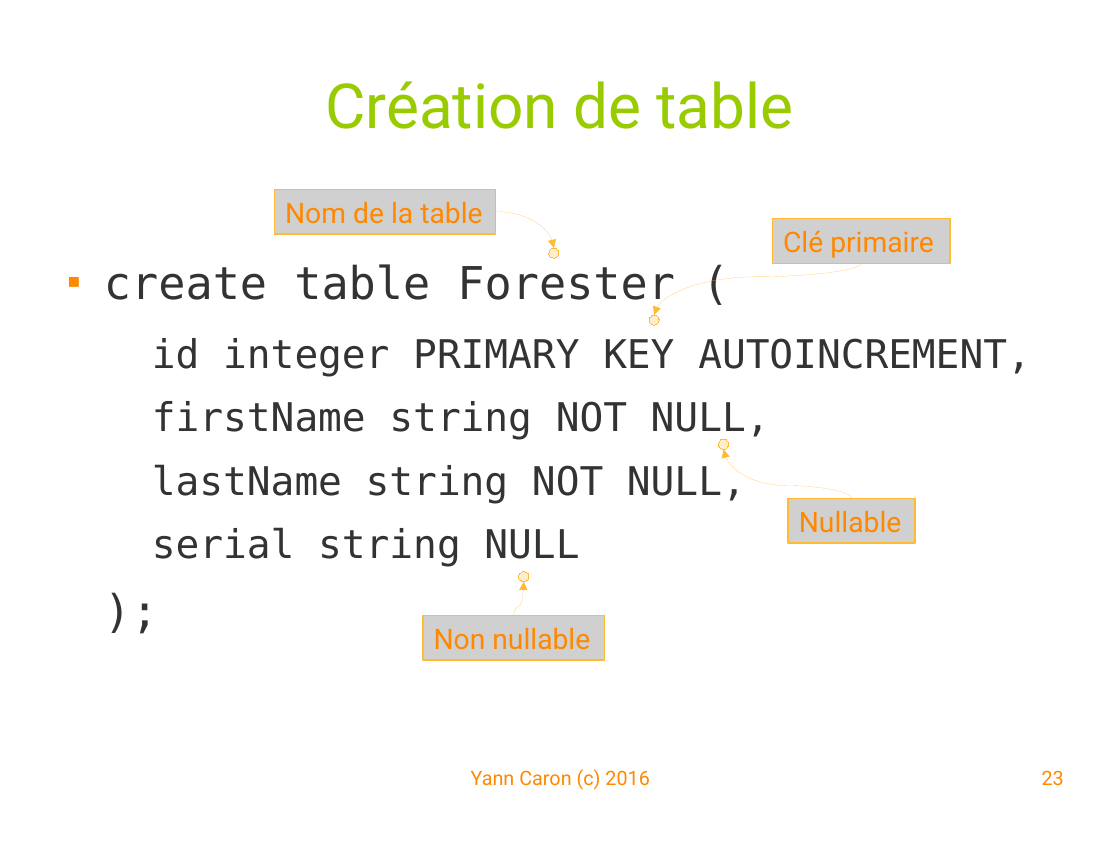
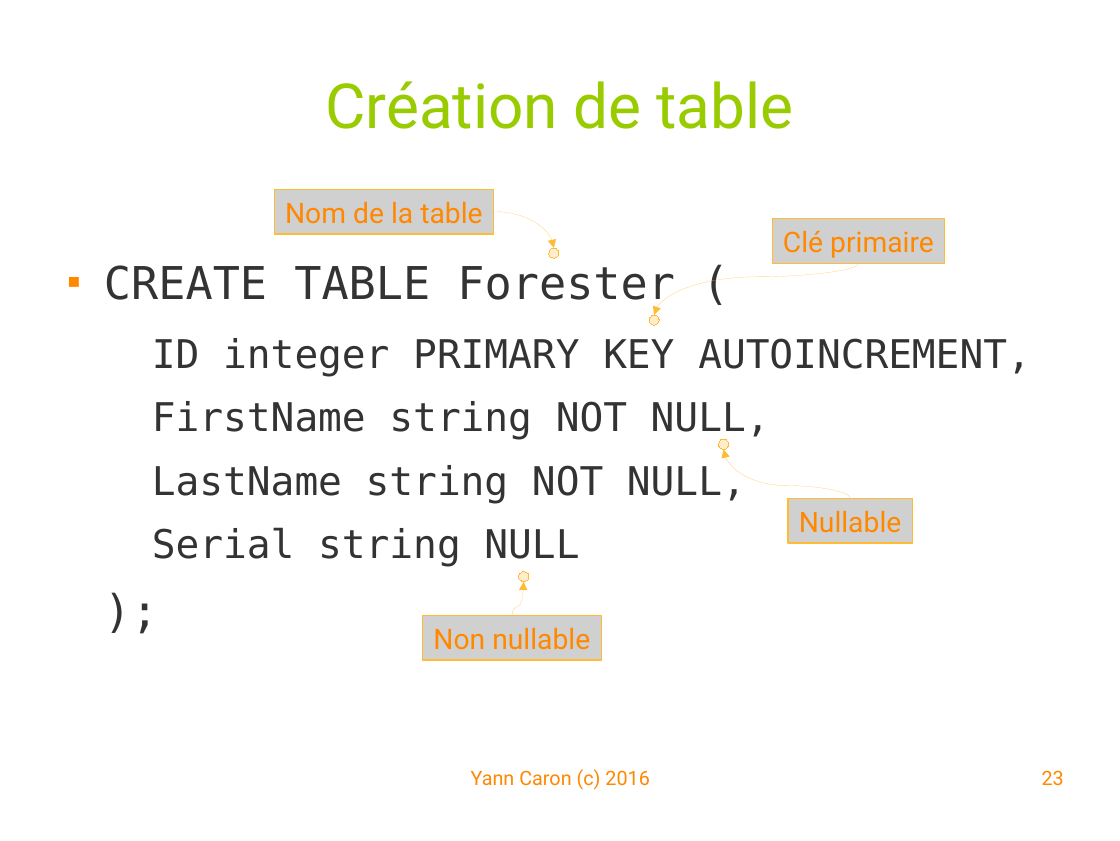
Before and after one commit to YannCaron/Android-ENSG, a slide deck: slide 23 of 10 - Spatialite.odp. Drawn at 1120x841 pixels with LibreOffice and Linux fonts; fonts in the diff are those of the drawing; grey boxes stand for pictures; background and template pictures are left out. Boxes give left, top, right and bottom in pixels: in the first picture for what was removed or moved away, otherwise in the second. Text is boxed around its words. In the diff, an @@ line names an element or a change of style, - is before the commit and + after.

```diff
--- a/10 - Spatialite.odp
+++ b/10 - Spatialite.odp
@@ picture "Clé primaire": place and size @@
-picture "Clé primaire" at (772, 219, 950, 263)
+picture "Clé primaire" at (772, 219, 945, 263)
@@ text at (104, 265, 1031, 567): text changed @@
-■ create table Forester (
-  id integer PRIMARY KEY AUTOINCREMENT,
-  firstName string NOT NULL,
-  lastName string NOT NULL,
-  serial string NULL
+■ CREATE TABLE Forester (
+  ID integer PRIMARY KEY AUTOINCREMENT,
+  FirstName string NOT NULL,
+  LastName string NOT NULL,
+  Serial string NULL
@@ curved arrow (859, 263) - (655, 315): route changed @@
@@ curved arrow (851, 498) - (724, 449): route changed @@
@@ curved arrow (512, 615) - (523, 581): route changed @@
```
Also in this commit, not shown: 10 other slides changed, 8 other files.
